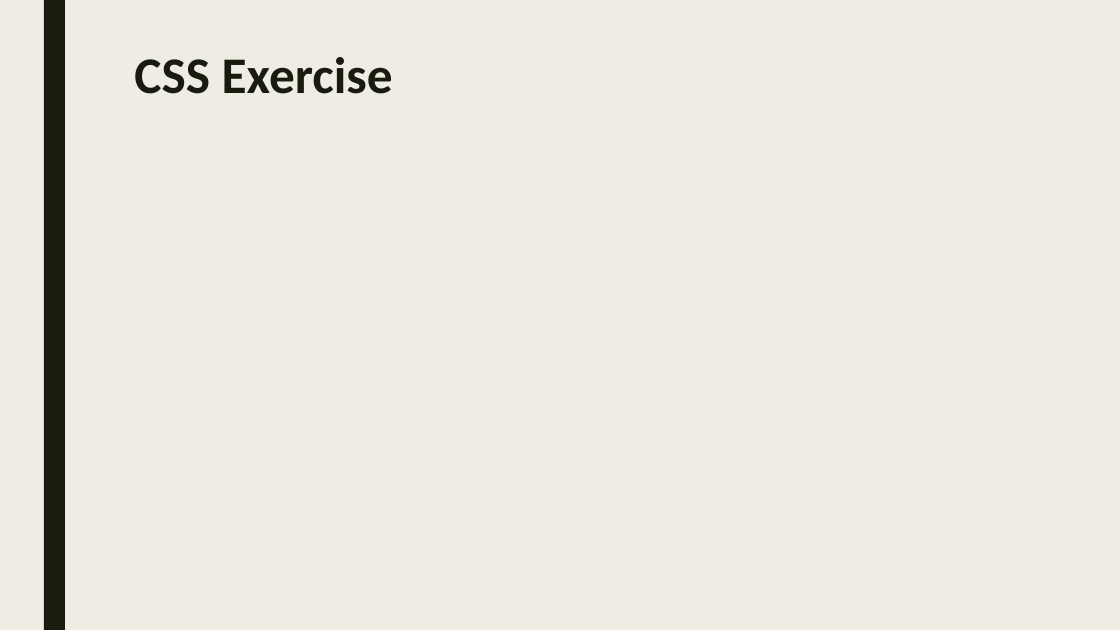
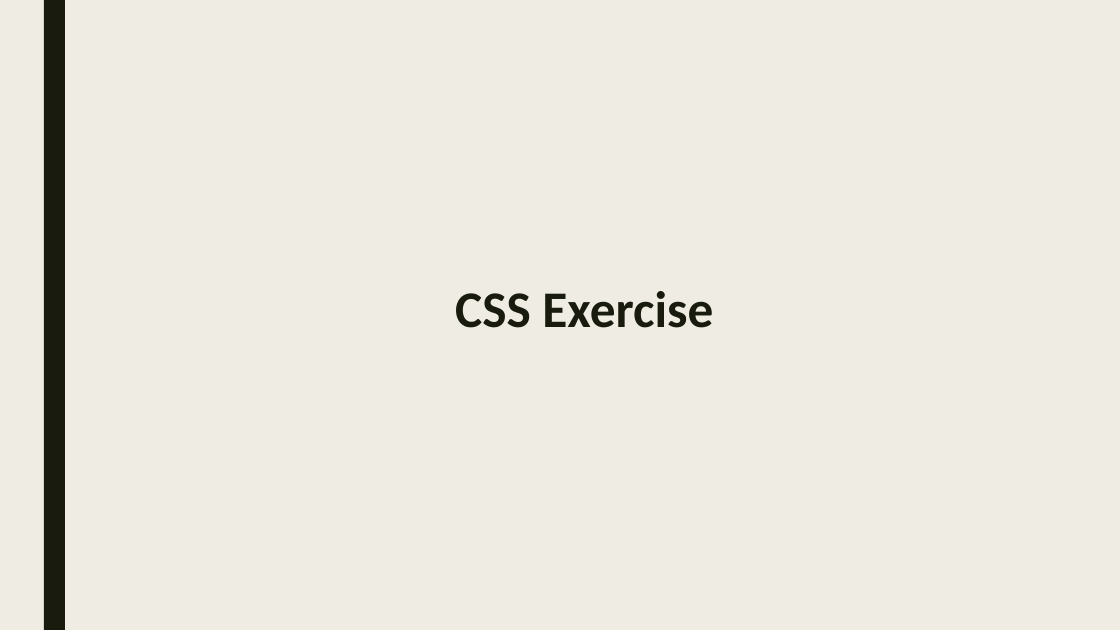
Before and after one commit to sayyidkhan/web_intro_2022, a slide deck: slide 28 of ppt/WY added.pptx (slide 10 before the commit). Drawn at 1120x630 pixels with LibreOffice and Linux fonts; fonts in the diff are those of the drawing. Boxes give left, top, right and bottom in pixels: in the first picture for what was removed or moved away, otherwise in the second. Text is boxed around its words. In the diff, an @@ line names an element or a change of style, - is before the commit and + after.

Commit message:
Completed missing content & exercise from previous 5 slides
The original 5 ppt didn't have all the HTML tags, CSS selector, JS interactions included.
I created a separate file to address the necessary content.

```diff
--- a/ppt/WY added.pptx
+++ b/ppt/WY added.pptx
@@ title "CSS Exercise" moved from (x1=134, y1=57, x2=393, y2=94) to (x1=455, y1=291, x2=713, y2=328) @@
@@ title "CSS Exercise" at (x1=455, y1=291, x2=713, y2=328): alignment left to centre @@
```
Also in this commit, not shown: 3 other slides changed, 23 slides added, 1 other file.
